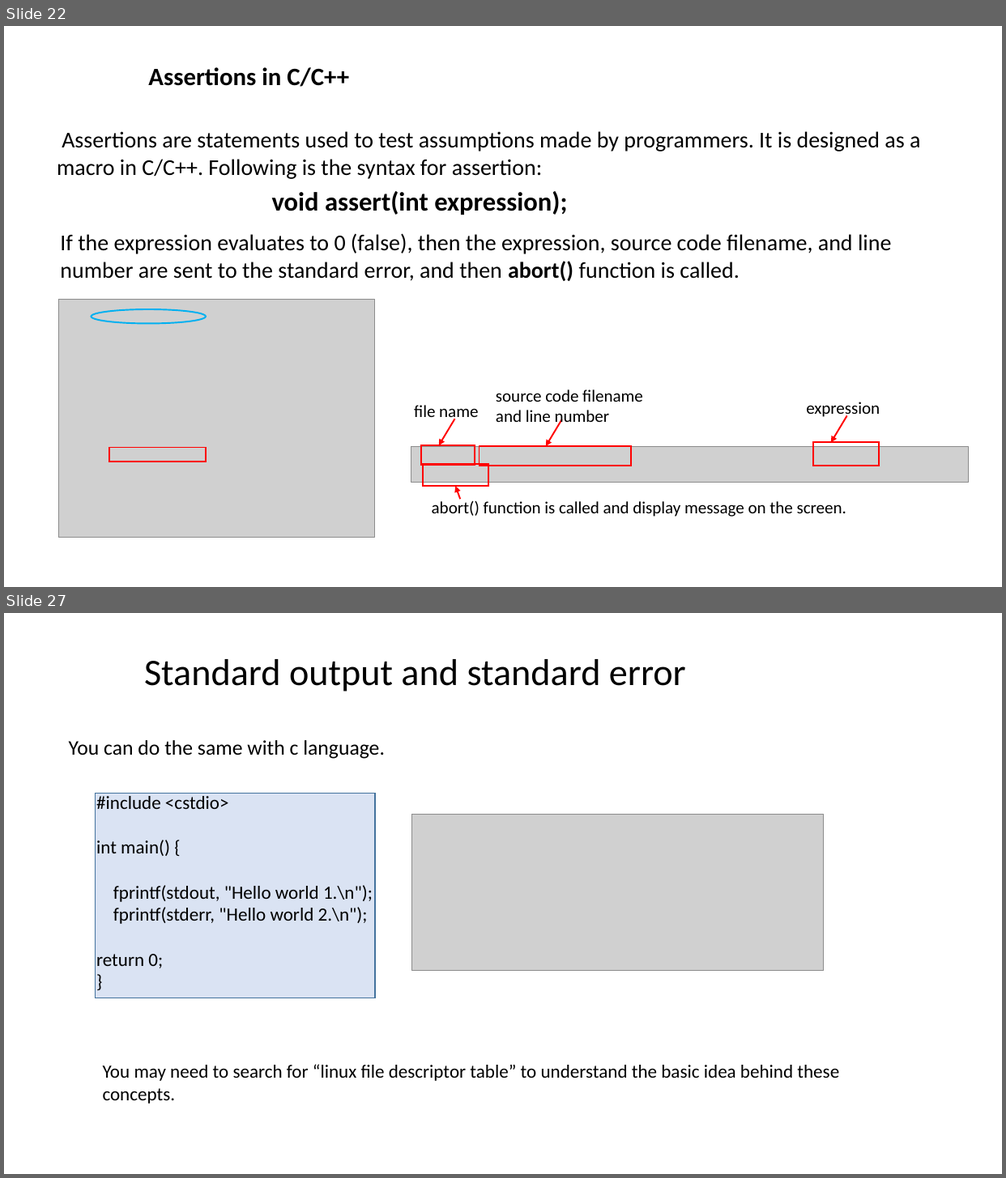
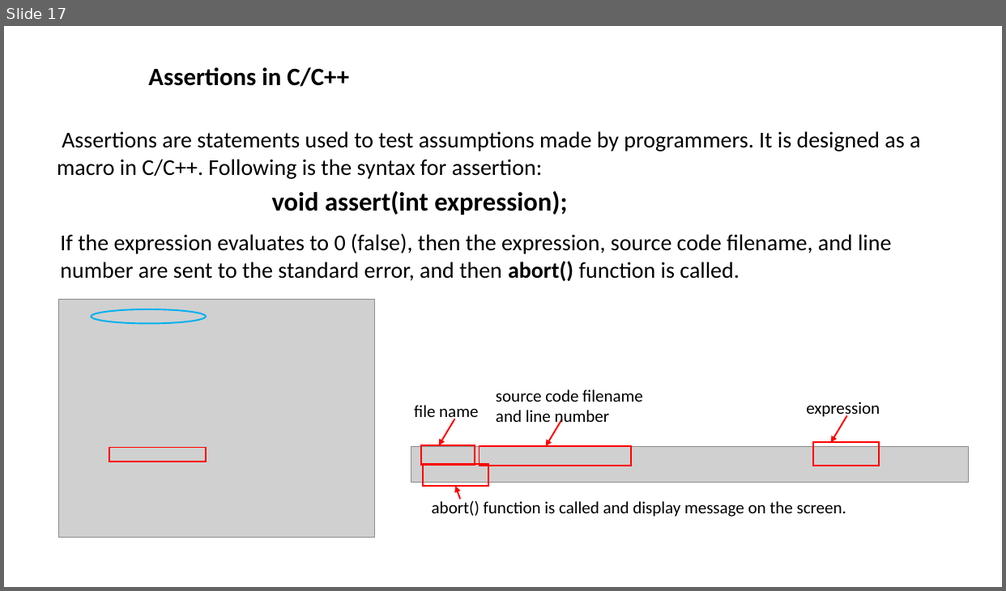
Before and after one commit to ShiqiYu/CPP, a slide deck: week14/Lab14.pptx. Shown one above the other, each under a label of ours: slides 22 and 27 before the commit, slide 17 after it; the slides between them are not shown. The pictures are 1006x1178 and 1006x591 pixels, drawn with LibreOffice and Linux fonts; fonts in the diff are those of the drawing; grey boxes stand for pictures; background and template pictures are left out. Boxes give left, top, right and bottom in pixels: in the first picture for what was removed or moved away, otherwise in the second. Text is boxed around its words. In the diff, an @@ line names an element or a change of style, - is before the commit and + after.

```diff
--- a/week14/Lab14.pptx
+++ b/week14/Lab14.pptx
@@ slide 27 removed at (4, 613, 1002, 1174), background #FFFFFF @@
@@ title removed at (144, 659, 686, 692) @@
-Standard output and standard error
@@ text removed at (69, 740, 385, 759) @@
-You can do the same with c language.
@@ rectangle removed at (96, 794, 375, 999) @@
@@ text removed at (96, 793, 373, 969) @@
-#include <cstdio>
-int main() {
-fprintf(stdout, "Hello world 1.\n");
-fprintf(stderr, "Hello world 2.\n");
-return 0;
-}
@@ picture removed at (412, 815, 824, 971) @@
@@ text removed at (103, 1064, 839, 1104) @@
-You may need to search for “linux file descriptor table” to understand the basic idea behind these concepts.
@@ what was slide 22 is now slide 17 @@
```
Also in this commit, not shown: 7 slides changed, 2 slides added, 10 other slides removed, 2 other files.
